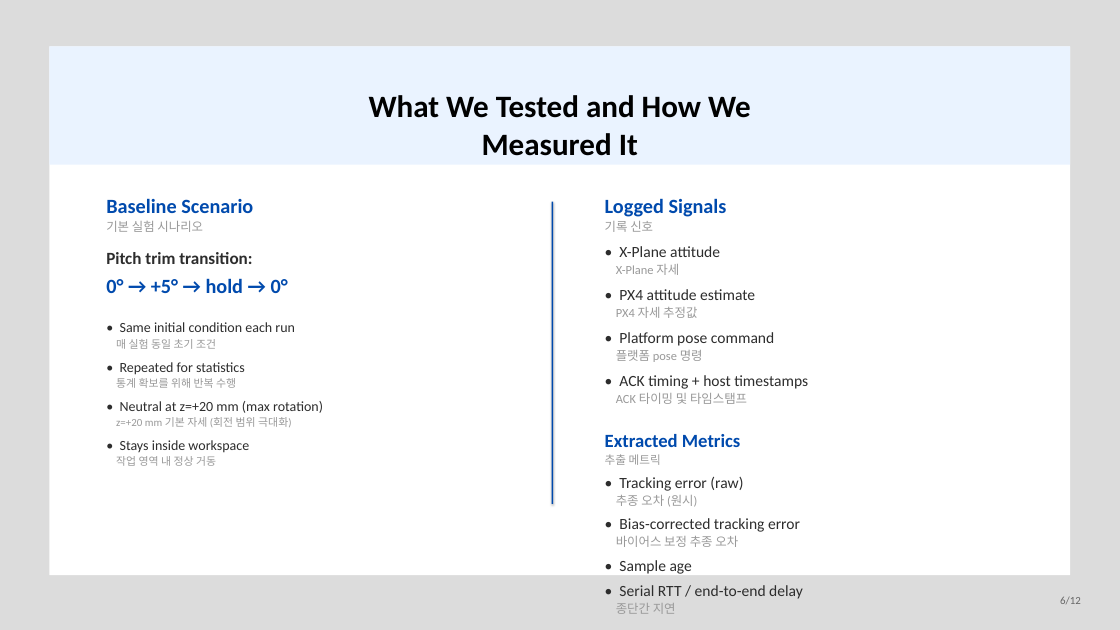
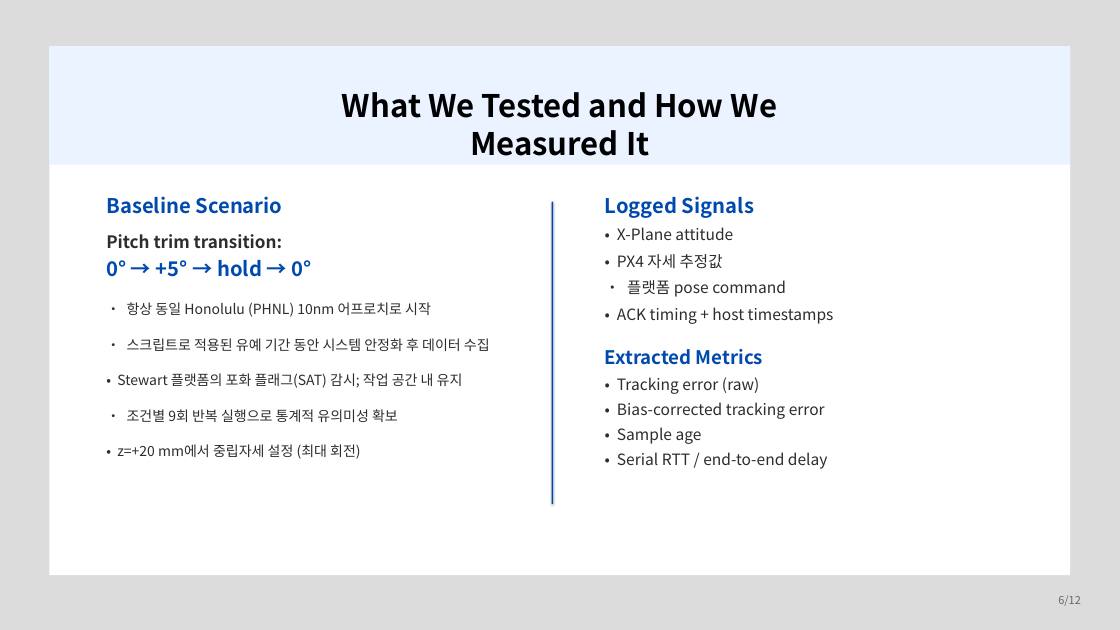
Before and after one commit to banana99ou/Stewart-Platform, a slide deck: slide 6 of presentation/KSAS_Spring2026_Presentation.pptx. Drawn at 1120x630 pixels with LibreOffice and Linux fonts; fonts in the diff are those of the drawing. Boxes give left, top, right and bottom in pixels: in the first picture for what was removed or moved away, otherwise in the second. Text is boxed around its words. In the diff, an @@ line names an element or a change of style, - is before the commit and + after.

```diff
--- a/presentation/KSAS_Spring2026_Presentation.pptx
+++ b/presentation/KSAS_Spring2026_Presentation.pptx
@@ text "What We Tested and How ..." at [342,92,778,156]: font Calibri to Noto Sans CJK KR @@
@@ text at [106,196,312,277]: font Calibri to Noto Sans CJK KR in "Baseline Scenario", "Pitch trim transition:", "0° → +5° → hold → 0°" @@
@@ text at [605,196,828,469]: font Calibri to Noto Sans CJK KR in "Logged Signals", "• X-Plane attitude", "• ACK timing + host timestamps", "Extracted Metrics" and 4 more places @@
@@ text at [106,221,203,232]: paragraph removed @@
-기본 실험 시나리오
@@ text at [605,221,653,232]: paragraph removed @@
-기록 신호
@@ text at [617,254,786,297]: text changed; font Calibri to Noto Sans CJK KR @@
-X-Plane 자세
-• PX4 attitude estimate
-PX4 자세 추정값
-• Platform pose command
-플랫폼 pose 명령
+• PX4 자세 추정값
+• 플랫폼 pose command
@@ text at [117,302,490,459]: text changed; font Calibri to Noto Sans CJK KR @@
-• Same initial condition each run
-매 실험 동일 초기 조건
-• Repeated for statistics
-통계 확보를 위해 반복 수행
-• Neutral at z=+20 mm (max rotation)
-z=+20 mm 기본 자세 (회전 범위 극대화)
-• Stays inside workspace
-작업 영역 내 정상 거동
+• 항상 동일 Honolulu (PHNL) 10nm 어프로치로 시작
+• 스크립트로 적용된 유예 기간 동안 시스템 안정화 후 데이터 수집
+• Stewart 플랫폼의 포화 플래그(SAT) 감시; 작업 공간 내 유지
+• 조건별 9회 반복 실행으로 통계적 유의미성 확보
+• z=+20 mm에서 중립자세 설정 (최대 회전)
@@ text at [616,393,747,404]: paragraph removed @@
-ACK 타이밍 및 타임스탬프
@@ text at [605,454,661,465]: paragraph removed @@
-추출 메트릭
@@ text at [616,495,697,507]: paragraph removed @@
-추종 오차 (원시)
@@ text at [616,536,738,547]: paragraph removed @@
-바이어스 보정 추종 오차
@@ text "6/12" at [1058,596,1080,606]: font Calibri to Noto Sans CJK KR @@
@@ text at [616,603,676,614]: paragraph removed @@
-종단간 지연
```
Also in this commit, not shown: 11 other slides changed, 7 other files.
